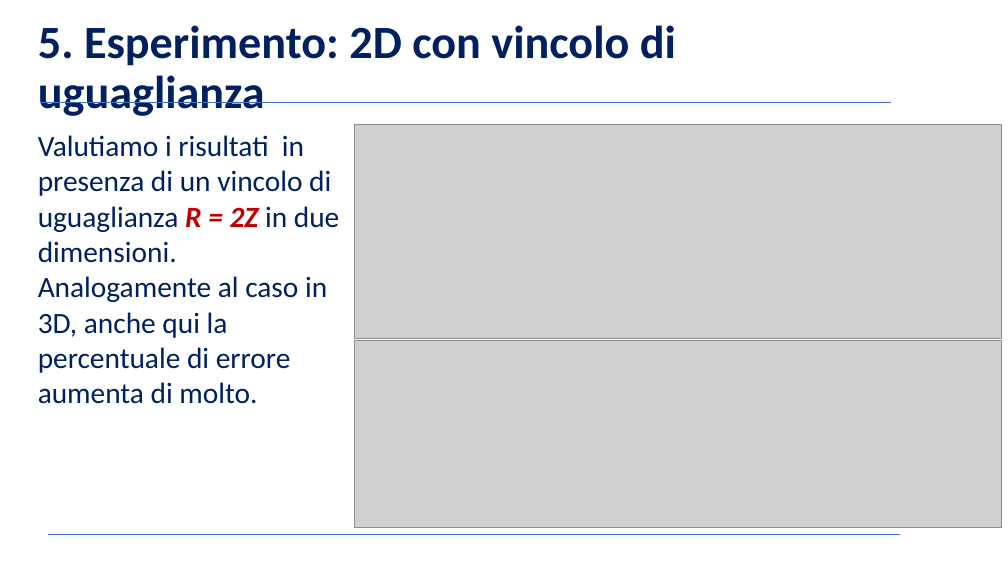
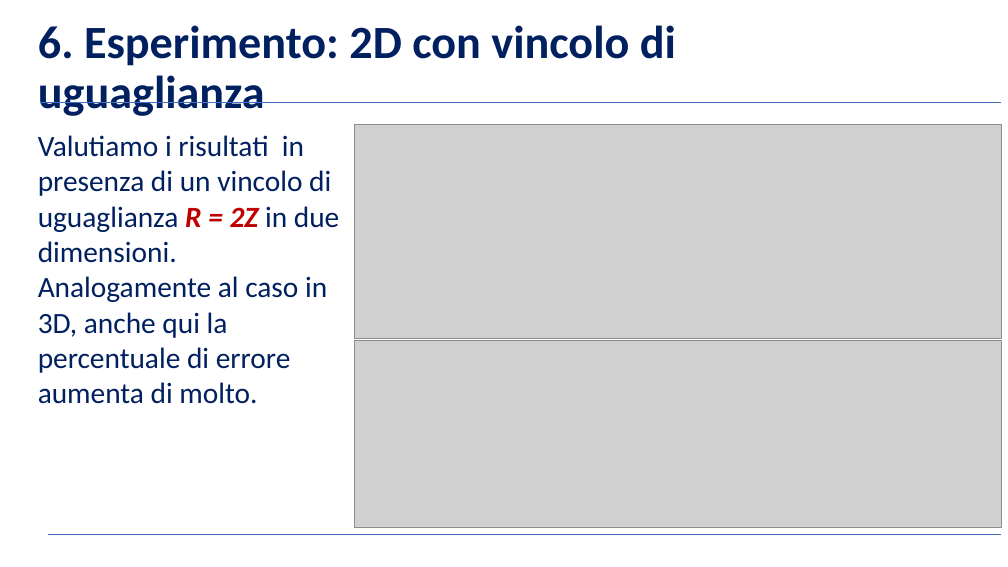
Before and after one commit to BernardoGiordano/NelderMeadMethod, a slide deck: slide 14 of writeup/Slides.pptx (slide 12 before the commit). Drawn at 1008x567 pixels with LibreOffice and Linux fonts; fonts in the diff are those of the drawing; grey boxes stand for pictures; background and template pictures are left out. Boxes give left, top, right and bottom in pixels: in the first picture for what was removed or moved away, otherwise in the second. Text is boxed around its words. In the diff, an @@ line names an element or a change of style, - is before the commit and + after.

```diff
--- a/writeup/Slides.pptx
+++ b/writeup/Slides.pptx
@@ title at (38,25,676,116): text changed @@
-5. Esperimento: 2D con vincolo di uguaglianza
+6. Esperimento: 2D con vincolo di uguaglianza
@@ line moved from (40, 102) - (892, 102) to (40, 102) - (1001, 102) @@
@@ line moved from (48, 535) - (900, 535) to (48, 535) - (1001, 535) @@
```
Also in this commit, not shown: 9 other slides changed, 3 slides added.
